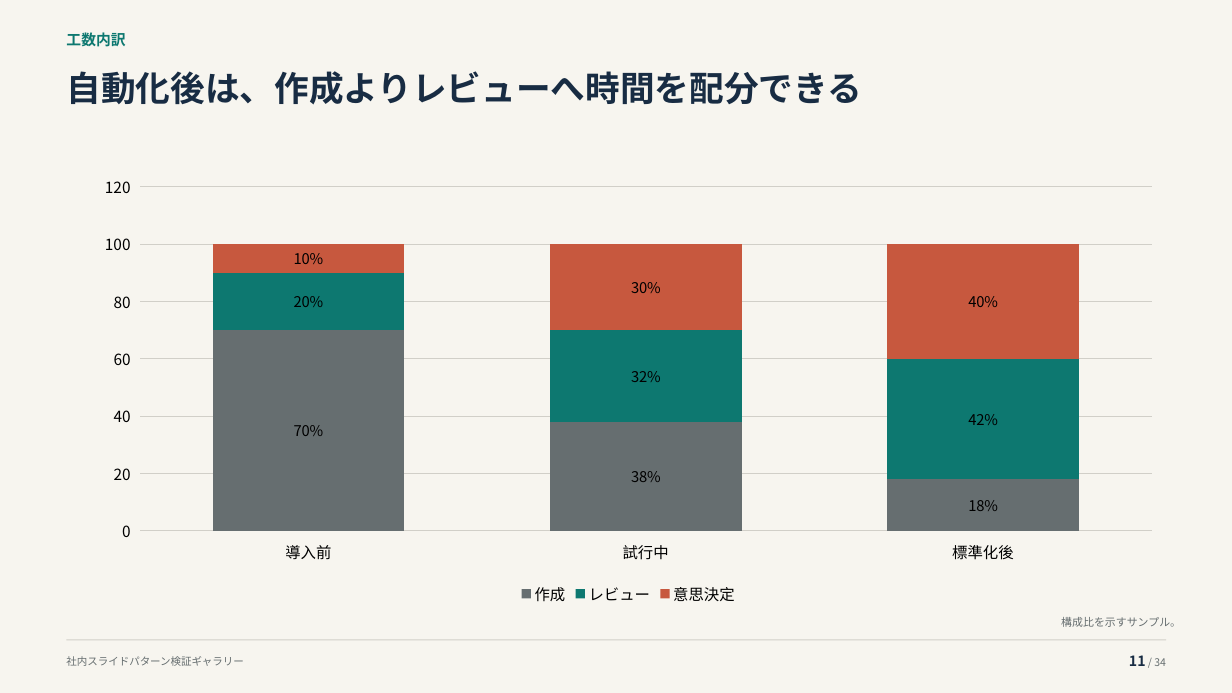
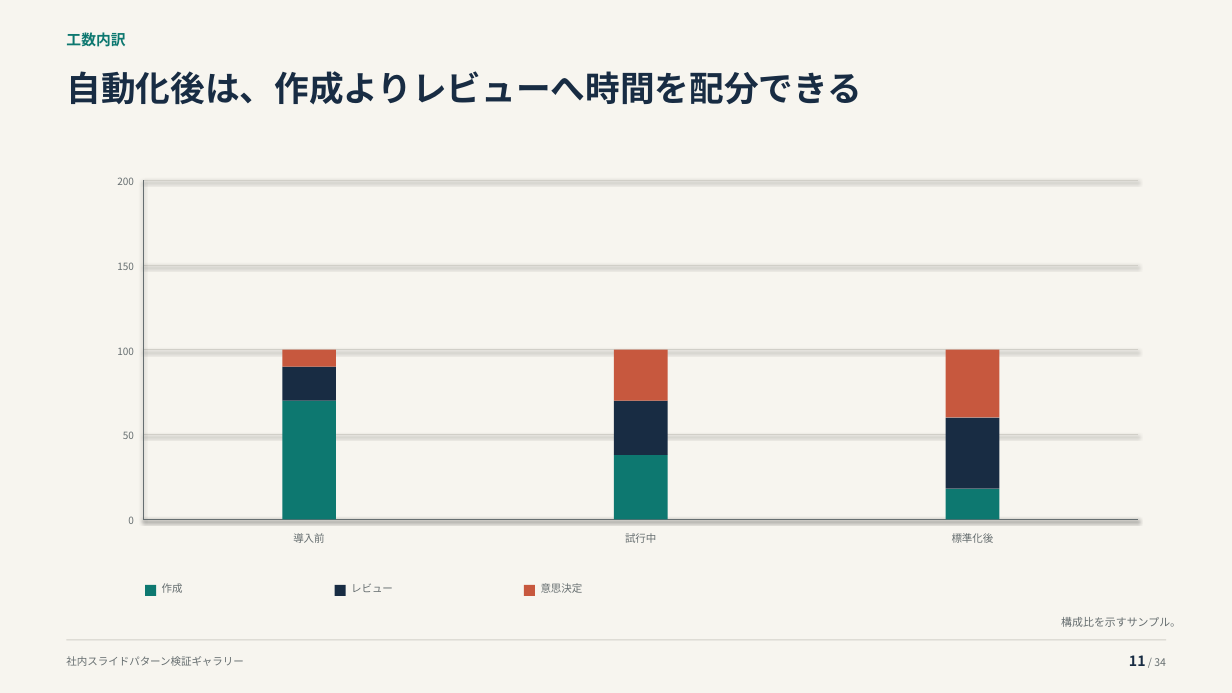
Before and after one commit to thinas1115/pptxdsl, a slide deck: slide 11 of examples/gallery/pattern_gallery.pptx. Drawn at 1232x693 pixels with LibreOffice and Linux fonts; fonts in the diff are those of the drawing. Boxes give left, top, right and bottom in pixels: in the first picture for what was removed or moved away, otherwise in the second. Text is boxed around its words. In the diff, an @@ line names an element or a change of style, - is before the commit and + after.

```diff
--- a/examples/gallery/pattern_gallery.pptx
+++ b/examples/gallery/pattern_gallery.pptx
@@ column stacked chart removed at (x1=83, y1=166, x2=1174, y2=609) @@
-categories: 導入前, 試行中, 標準化後
-作成: 70, 38, 18
-レビュー: 20, 32, 42
-意思決定: 10, 30, 40
@@ text added at (x1=117, y1=177, x2=134, y2=185), 7.8 pt, text #666E70 @@
+200
@@ line added from (143, 180) to (1139, 180), #D1CFC8 0.55 pt @@
@@ line added from (143, 180) to (143, 519), #666E70 0.8 pt @@
@@ text added at (x1=117, y1=262, x2=134, y2=270), 7.8 pt, text #666E70 @@
+150
@@ line added from (143, 265) to (1139, 265), #D1CFC8 0.55 pt @@
@@ text added at (x1=117, y1=347, x2=134, y2=355), 7.8 pt, text #666E70 @@
+100
@@ line added from (143, 349) to (1139, 349), #D1CFC8 0.55 pt @@
@@ rectangle added at (x1=282, y1=349, x2=335, y2=366), fill #C7583E @@
@@ rectangle added at (x1=614, y1=349, x2=667, y2=400), fill #C7583E @@
@@ rectangle added at (x1=945, y1=349, x2=999, y2=417), fill #C7583E @@
@@ rectangle added at (x1=282, y1=367, x2=335, y2=401), fill #182C43 @@
@@ rectangle added at (x1=282, y1=401, x2=335, y2=519), fill #0D7870 @@
@@ rectangle added at (x1=614, y1=401, x2=667, y2=456), fill #182C43 @@
@@ rectangle added at (x1=945, y1=418, x2=999, y2=489), fill #182C43 @@
@@ text added at (x1=123, y1=431, x2=134, y2=439), 7.8 pt, text #666E70 @@
+50
@@ line added from (143, 434) to (1139, 434), #D1CFC8 0.55 pt @@
@@ rectangle added at (x1=614, y1=455, x2=667, y2=519), fill #0D7870 @@
@@ rectangle added at (x1=945, y1=489, x2=999, y2=519), fill #0D7870 @@
@@ text added at (x1=128, y1=516, x2=134, y2=524), 7.8 pt, text #666E70 @@
+0
@@ line added from (143, 519) to (1139, 519), #D1CFC8 0.55 pt @@
@@ line added from (143, 519) to (1139, 519), #666E70 0.8 pt @@
@@ text added at (x1=293, y1=533, x2=324, y2=543), 8.2 pt, text #666E70 @@
+導入前
@@ text added at (x1=625, y1=533, x2=656, y2=543), 8.2 pt, text #666E70 @@
+試行中
@@ text added at (x1=952, y1=533, x2=994, y2=543), 8.2 pt, text #666E70 @@
+標準化後
@@ rectangle added at (x1=145, y1=585, x2=156, y2=596), fill #0D7870 @@
@@ text added at (x1=162, y1=583, x2=183, y2=593), 8.2 pt, text #666E70 @@
+作成
@@ rectangle added at (x1=335, y1=585, x2=346, y2=596), fill #182C43 @@
@@ text added at (x1=351, y1=583, x2=393, y2=592), 8.2 pt, text #666E70 @@
+レビュー
@@ rectangle added at (x1=524, y1=585, x2=535, y2=596), fill #C7583E @@
@@ text added at (x1=541, y1=583, x2=583, y2=593), 8.2 pt, text #666E70 @@
+意思決定
```
Also in this commit, not shown: 2 other slides changed, 4 other files.
